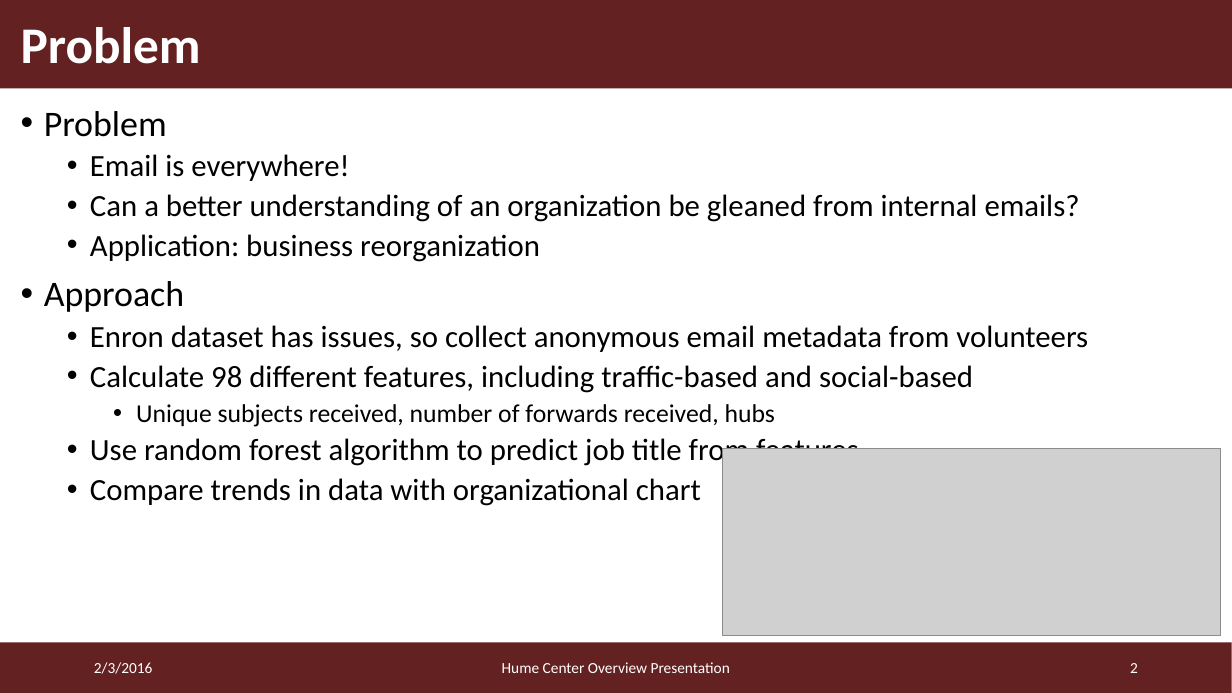
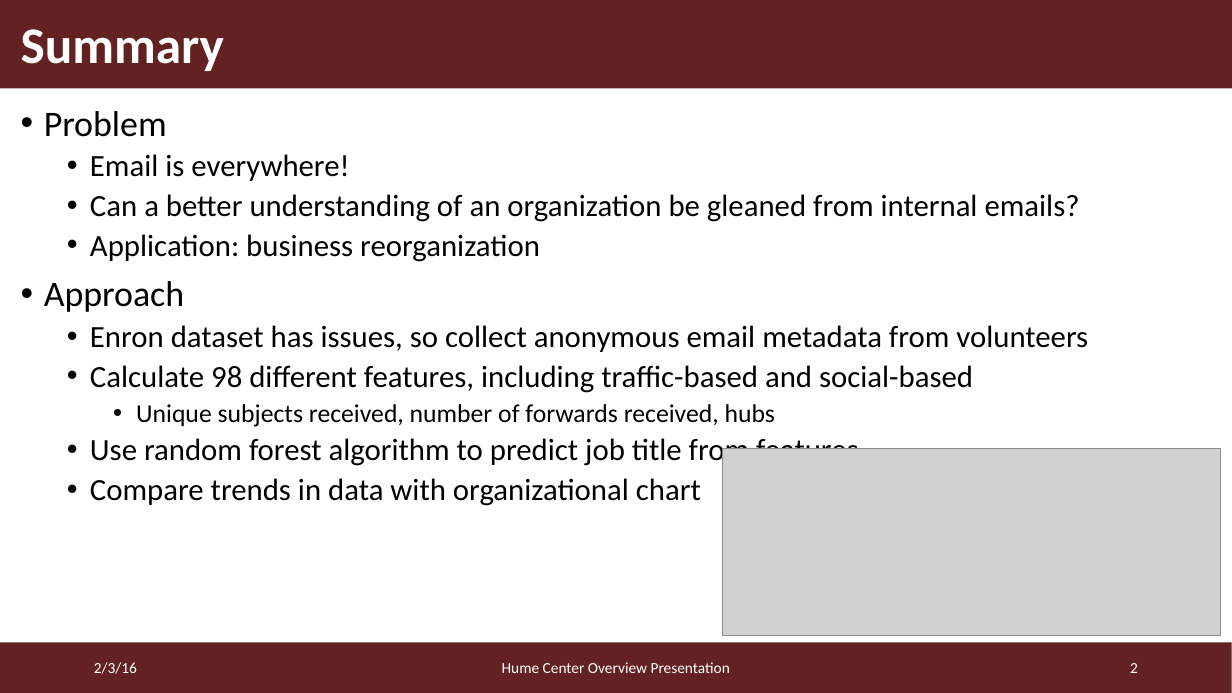
Before and after one commit to kmfrost/EmailPaper, a slide deck: slide 2 of MILCOM_abstract.pptx. Drawn at 1232x693 pixels with LibreOffice and Linux fonts; fonts in the diff are those of the drawing; grey boxes stand for pictures; background and template pictures are left out. Boxes give left, top, right and bottom in pixels: in the first picture for what was removed or moved away, otherwise in the second. Text is boxed around its words. In the diff, an @@ line names an element or a change of style, - is before the commit and + after.

```diff
--- a/MILCOM_abstract.pptx
+++ b/MILCOM_abstract.pptx
@@ title at box(21, 29, 224, 71): text changed @@
-Problem
+Summary
@@ text at box(94, 662, 137, 674): text changed @@
-2/3/2016
+2/3/16
```
Also in this commit, not shown: 5 other slides changed, 3 other files.
